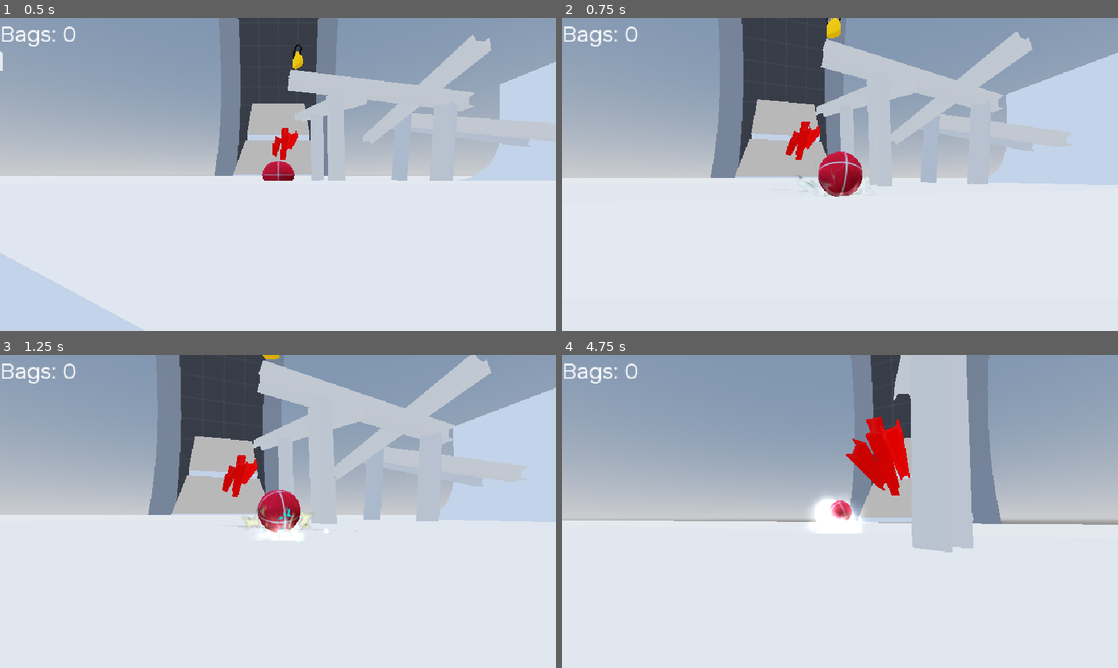
Above: before the commit, frames 1-4 (two rows, left to right).
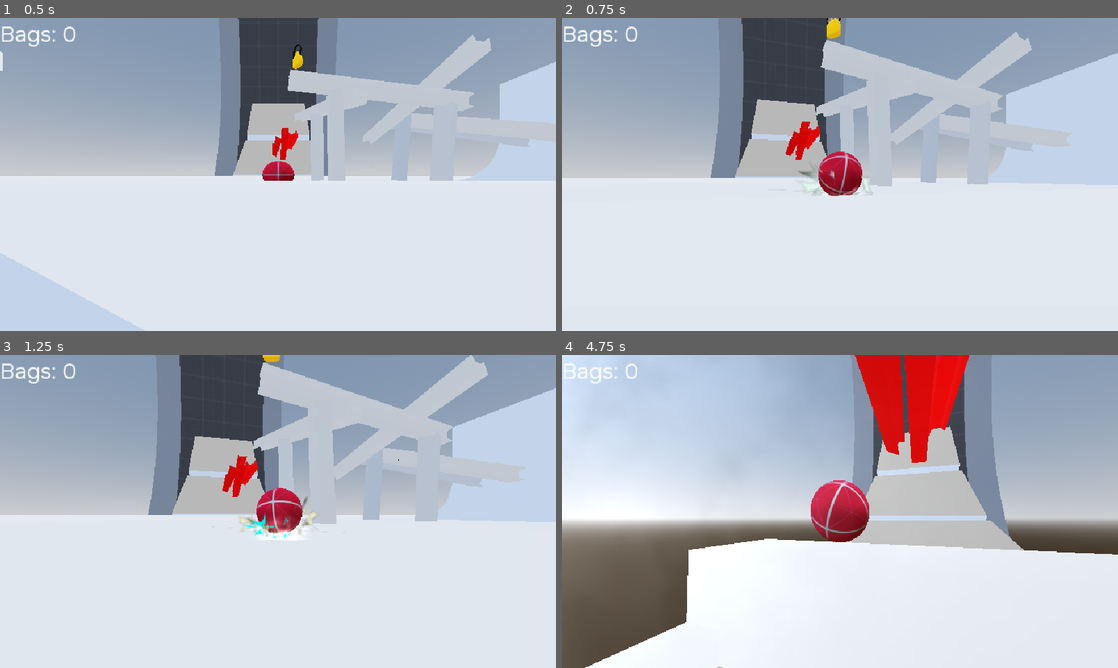
Above: after the commit, the same moments.

Repository: Bartticus/GMTK2025
Game: Godot game, scene res://Scenes/main/main.tscn
The game is run twice, just before and just after one commit, with the same random seed, the same clock (stepped at 60 frames per second) and the same inputs.
Inputs (mouse positions are in pixels of both pictures, inside the frame that each line leads up to):
- Up to frame 1 (0.5 s): no input
- Up to frame 2 (0.75 s): move the mouse to (867, 174) at 0.52 s; hold W (forward) from 0.53 s (still down); hold Space (drift) from 0.53 s (still down)
- Up to frame 3 (1.25 s): keep holding W (forward); keep holding Space (drift)
- Up to frame 4 (4.75 s): keep holding W (forward); move the mouse to (812, 511) at 1.27 s; release Space (drift) at 1.28 s; tap Space (drift) at 1.35, 2.3, 3.05, 4.35 s; move the mouse to (851, 505) at 2.02 s; hold Mouse wheel down (wheel_down) 2.03-2.78 s; move the mouse to (834, 517) at 2.77 s; tap Mouse wheel up (wheel_up) at 2.85 s; move the mouse to (878, 514) at 3.52 s; hold Space (drift) 3.53-4.28 s; move the mouse to (795, 508) at 4.27 s

Frame 1 is identical in both runs. In frame 2, 0.6% of the frame differs, in the area x 26-100%, y 0-58%; in frame 3, 1.6%; in frame 4, 49%, in the area x 0-100%, y 0-100%.

Commit message:
Coyote time

Diff:
--- a/Scenes/marble/marble.gd
+++ b/Scenes/marble/marble.gd
@@ -10,6 +10,7 @@
 @onready var visuals : Node3D = $Visuals
 @onready var camera: Camera3D = $SpringArmPivotY/PivotX/ThirdPersonCamera
 @onready var spring_arm_pivot: Node3D = $SpringArmPivotY
+@onready var coyote_timer: Timer = $CoyoteTimer
 
 @onready var drifting_last_keyboard_f_force : Vector3 = Vector3.ZERO
 @onready var drifting_last_keyboard_h_force : Vector3 = Vector3.ZERO
@@ -69,11 +70,14 @@
 		f_input = lerpf(fully_slowed_input.x, f_input, dir_diff_lerp)
 		h_input = lerpf(fully_slowed_input.y, h_input, dir_diff_lerp)
 
-	var camera_transform = spring_arm_pivot.global_transform#camera.get_camera_transform()
+	var camera_transform = spring_arm_pivot.global_transform
 
 	var f_force = f_input * torque * delta * camera_transform.basis.x.normalized()
 	var h_force = h_input * torque * delta * camera_transform.basis.z.normalized()
 
+	if drift_fx.currently_drifting:
+		f_force *= 1.5
+		h_force *= 1.5
 
 	apply_torque(f_force)
 	apply_torque(h_force)
@@ -95,7 +99,6 @@
 	if not is_on_floor() or true:
 		apply_central_force(f_force)
 		apply_central_force(-h_force)
-
 
 	if abs(f_input) > 0.1 or abs(h_input) > 0.1:
 		var look_vec : Vector2 = Vector2(-input_vector.z, input_vector.x)
@@ -104,7 +107,7 @@
 		drifting_last_keyboard_f_force = f_force
 		drifting_last_keyboard_h_force = h_force
 	else:
-		drift_fx.current_move_rot = atan2(linear_velocity.z, -linear_velocity.x) + 1.5707963267949
+		drift_fx.current_move_rot = atan2(linear_velocity.z, -linear_velocity.x) + PI/2
 
 	#linear_velocity.x = clampf(linear_velocity.x, -max_velocity, max_velocity)
 	#linear_velocity.z = clampf(linear_velocity.z, -max_velocity, max_velocity)
@@ -118,23 +121,25 @@
 		drifting_last_keyboard_f_force = Vector3.ZERO
 		drifting_last_keyboard_h_force = Vector3.ZERO
 
-
-
 var new_friction: float = 0
 
 func drift_handler(delta) -> void:
 	if not is_on_floor():
-		particle_handler(false)
-		return
+		if coyote_timer.is_stopped():
+			drift_fx.currently_drifting = false
+			particle_handler(false)
+			return
+	else:
+		coyote_timer.start()
 
 	if Input.is_action_just_pressed("drift"):
 		new_friction = 0
 
-	if Input.is_action_pressed("drift"):
-		linear_velocity = linear_velocity.lerp(linear_velocity.normalized(), brake_force * delta)
+	if Input.is_action_pressed("drift") and !coyote_timer.is_stopped():
+		linear_velocity = linear_velocity.lerp(Vector3.ZERO, brake_force * delta)
 		physics_material_override.friction = 0.1
 
-		var max_friction: float = 500
+		var max_friction: float = 1000
 		if new_friction < max_friction:
 			new_friction += 20
 
--- a/Scenes/marble/marble.tscn
+++ b/Scenes/marble/marble.tscn
@@ -423,3 +423,7 @@
 spring_arm = NodePath("../SpringArm3D/SpringPosition")
 lerp_power = 6.0
 shake_noise = ExtResource("7_a0fhv")
+
+[node name="CoyoteTimer" type="Timer" parent="."]
+wait_time = 0.25
+one_shot = true
